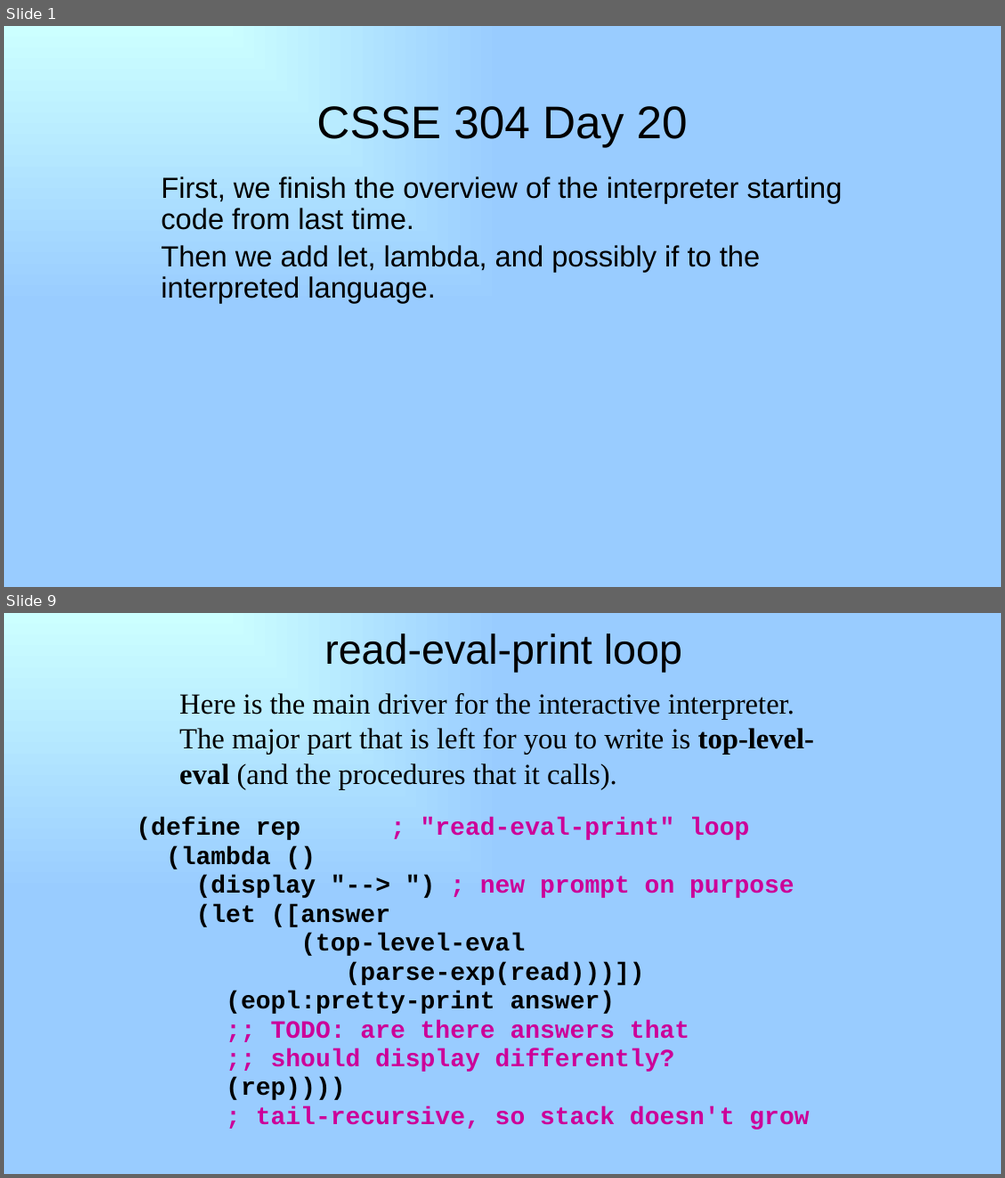
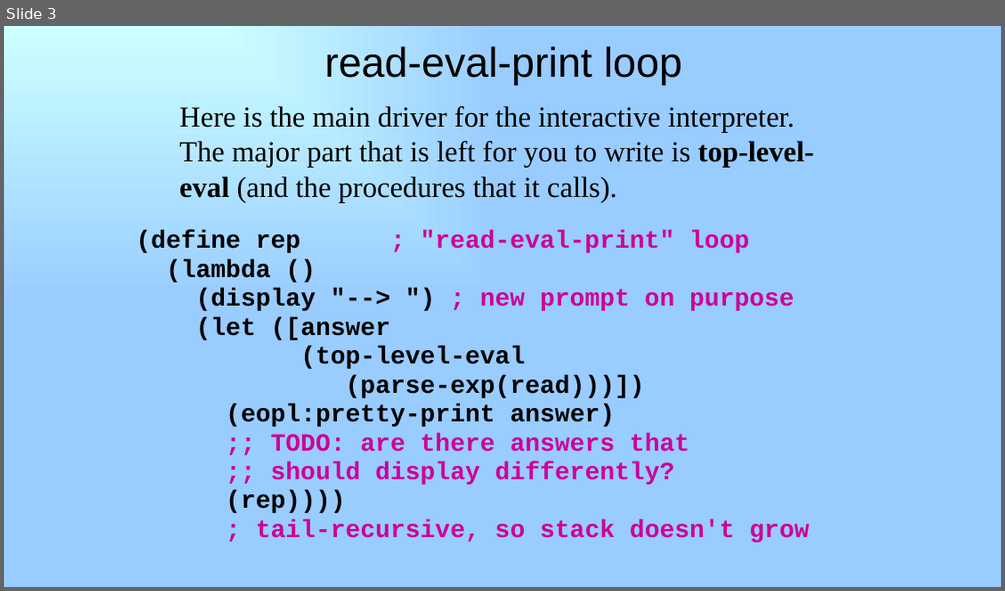
Before and after one commit to RHIT-CSSE/csse304, a slide deck: ClassMaterials/AddLetIfLambda/20-add-let-if-lambda.pptx. Shown one above the other, each under a label of ours: slides 1 and 9 before the commit, slide 3 after it; the slides between them are not shown. The pictures are 1005x1178 and 1005x591 pixels, drawn with LibreOffice and Linux fonts; fonts in the diff are those of the drawing. Boxes give left, top, right and bottom in pixels: in the first picture for what was removed or moved away, otherwise in the second. Text is boxed around its words. In the diff, an @@ line names an element or a change of style, - is before the commit and + after.

```diff
--- a/ClassMaterials/AddLetIfLambda/20-add-let-if-lambda.pptx
+++ b/ClassMaterials/AddLetIfLambda/20-add-let-if-lambda.pptx
@@ slide 1 removed at bbox=[4, 26, 1001, 587], background gradient #CCFFFF to #99CCFF @@
@@ title removed at bbox=[316, 106, 688, 147] @@
-CSSE 304 Day 20
@@ subtitle removed at bbox=[161, 176, 842, 303] @@
-First, we finish the overview of the interpreter starting code from last time.
-Then we add let, lambda, and possibly if to the interpreted language.
@@ what was slide 9 is now slide 3 @@
```
Also in this commit, not shown: 1 slide changed, 2 slides added, 13 other slides removed.
